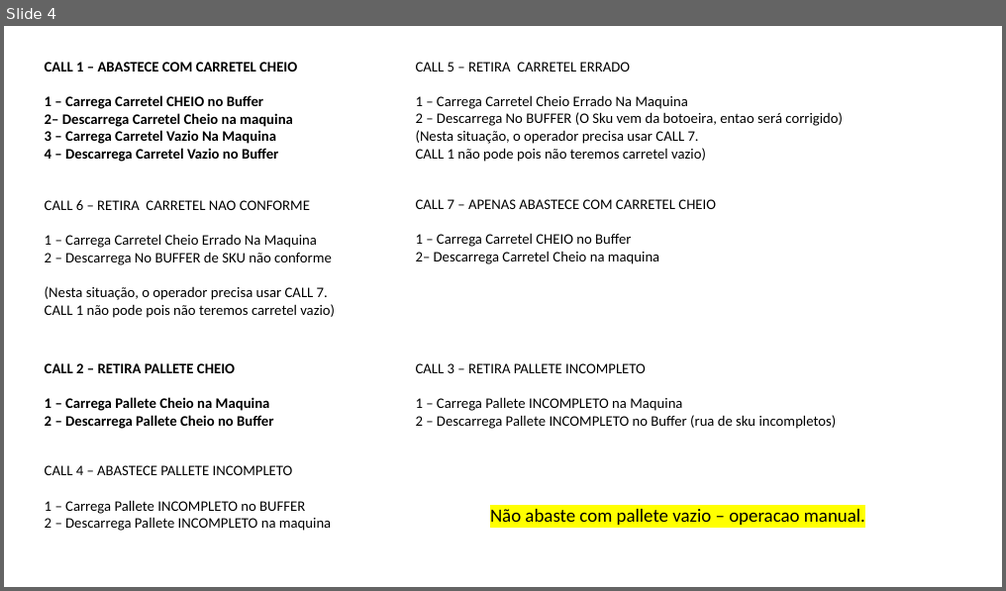
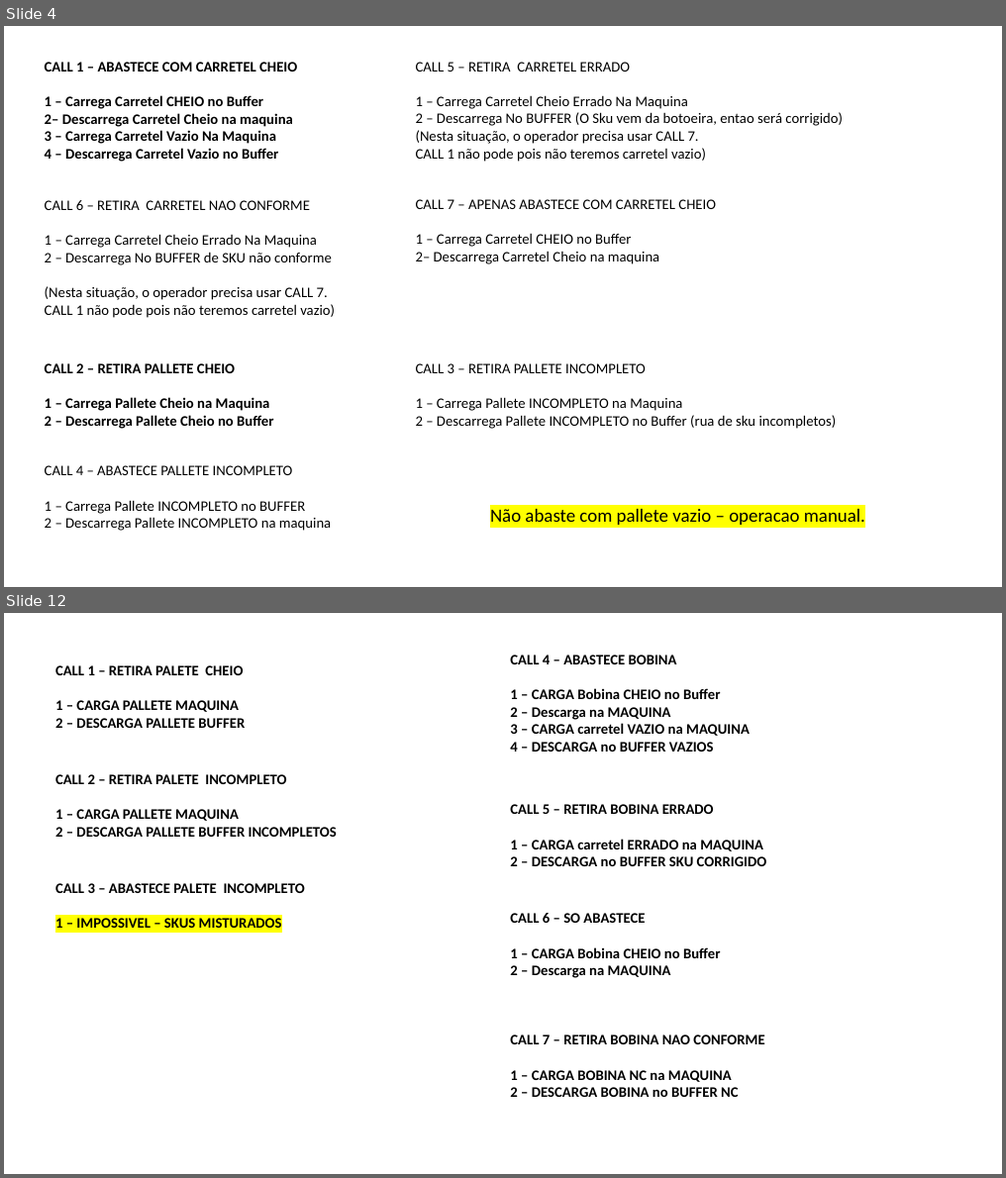
Before and after one commit to fdmartins/tunkers-warehouse-manager, a slide deck: docs/PROCESSO DETALHADO FABIO.pptx. Shown one above the other, each under a label of ours: slide 4 before the commit, slides 4 and 12 after it; the slides between them are not shown. The pictures are 1006x591 and 1006x1178 pixels, drawn with LibreOffice and Linux fonts; fonts in the diff are those of the drawing. Boxes give left, top, right and bottom in pixels: in the first picture for what was removed or moved away, otherwise in the second. Text is boxed around its words. In the diff, an @@ line names an element or a change of style, - is before the commit and + after.

```diff
--- a/docs/PROCESSO DETALHADO FABIO.pptx
+++ b/docs/PROCESSO DETALHADO FABIO.pptx
@@ slide 12 added at [4,613,1002,1174], background #FFFFFF @@
@@ text added at [55,665,245,728], 14 pt, text #000000, bold @@
+CALL 1 – RETIRA PALETE CHEIO
+1 – CARGA PALLETE MAQUINA
+2 – DESCARGA PALLETE BUFFER
@@ text added at [510,655,749,752], 14 pt, text #000000, bold @@
+CALL 4 – ABASTECE BOBINA
+1 – CARGA Bobina CHEIO no Buffer
+2 – Descarga na MAQUINA
+3 – CARGA carretel VAZIO na MAQUINA
+4 – DESCARGA no BUFFER VAZIOS
@@ text added at [55,774,337,837], 14 pt, text #000000, bold @@
+CALL 2 – RETIRA PALETE INCOMPLETO
+1 – CARGA PALLETE MAQUINA
+2 – DESCARGA PALLETE BUFFER INCOMPLETOS
@@ text added at [510,804,767,866], 14 pt, text #000000, bold @@
+CALL 5 – RETIRA BOBINA ERRADO
+1 – CARGA carretel ERRADO na MAQUINA
+2 – DESCARGA no BUFFER SKU CORRIGIDO
@@ text added at [55,883,305,928], 14 pt, text #000000, bold @@
+CALL 3 – ABASTECE PALETE INCOMPLETO
+1 – IMPOSSIVEL – SKUS MISTURADOS
@@ text added at [510,913,720,978], 14 pt, text #000000, bold @@
+CALL 6 – SO ABASTECE
+1 – CARGA Bobina CHEIO no Buffer
+2 – Descarga na MAQUINA
@@ text added at [510,1035,764,1097], 14 pt, text #000000, bold @@
+CALL 7 – RETIRA BOBINA NAO CONFORME
+1 – CARGA BOBINA NC na MAQUINA
+2 – DESCARGA BOBINA no BUFFER NC
```
Also in this commit, not shown: 14 other slides added, 59 other files.
